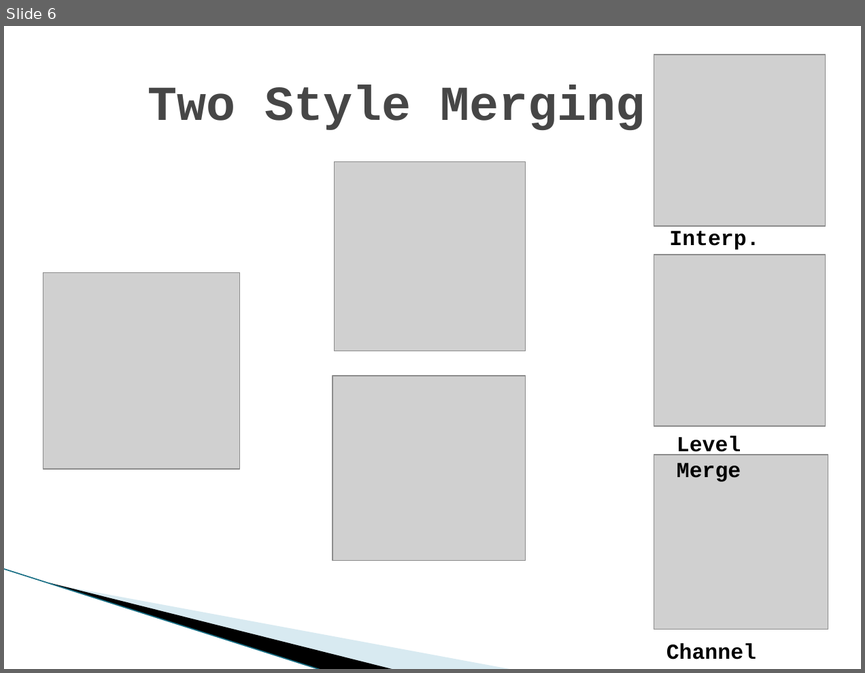
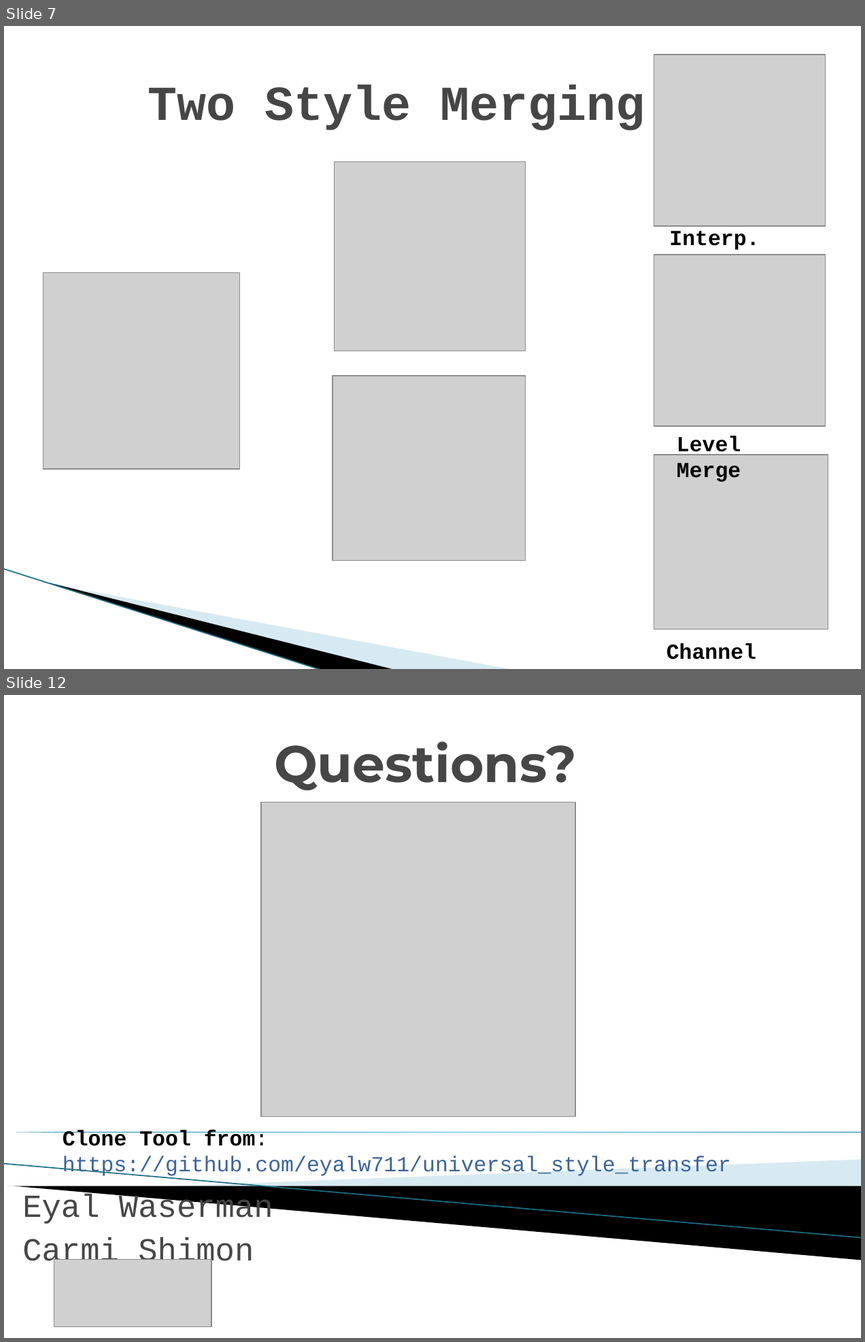
Before and after one commit to eyalw711/universal_style_transfer, a slide deck: ppt/Universal Style transfer via Feature Transform.pptx. Shown one above the other, each under a label of ours: slide 6 before the commit, slides 7 and 12 after it; the slides between them are not shown. The pictures are 865x673 and 865x1342 pixels, drawn with LibreOffice and Linux fonts; fonts in the diff are those of the drawing; grey boxes stand for pictures; background and template pictures are left out. Boxes give left, top, right and bottom in pixels: in the first picture for what was removed or moved away, otherwise in the second. Text is boxed around its words. In the diff, an @@ line names an element or a change of style, - is before the commit and + after.

```diff
--- a/ppt/Universal Style transfer via Feature Transform.pptx
+++ b/ppt/Universal Style transfer via Feature Transform.pptx
@@ slide 12 added at (4, 695, 861, 1338), background #FFFFFF @@
@@ title added at (274, 741, 577, 790), 43.2 pt, text #464646, bold @@
+Questions?
@@ picture added at (261, 802, 575, 1117) @@
@@ right triangle added at (4, 1132, 861, 1132), fill gradient #007896 to #4CBBDF @@
@@ text added at (62, 1130, 731, 1177), 18 pt, text #39639D @@
+Clone Tool from: https://github.com/eyalw711/universal_style_transfer
@@ line added from (4, 1164) to (861, 1238), #97C5D8 0.95 pt @@
@@ freeform shape added at (162, 1159, 861, 1205), fill #A0CBDC at 40% opacity @@
@@ freeform shape added at (7, 1186, 861, 1259), fill #000000 @@
@@ subtitle added at (22, 1193, 273, 1270), 27 pt, text #464646 @@
+Eyal Waserman
+Carmi Shimon
@@ picture added at (54, 1259, 211, 1325) @@
@@ what was slide 6 is now slide 7 @@
```
Also in this commit, not shown: 4 slides changed, 1 other slide added, 1 other file.
